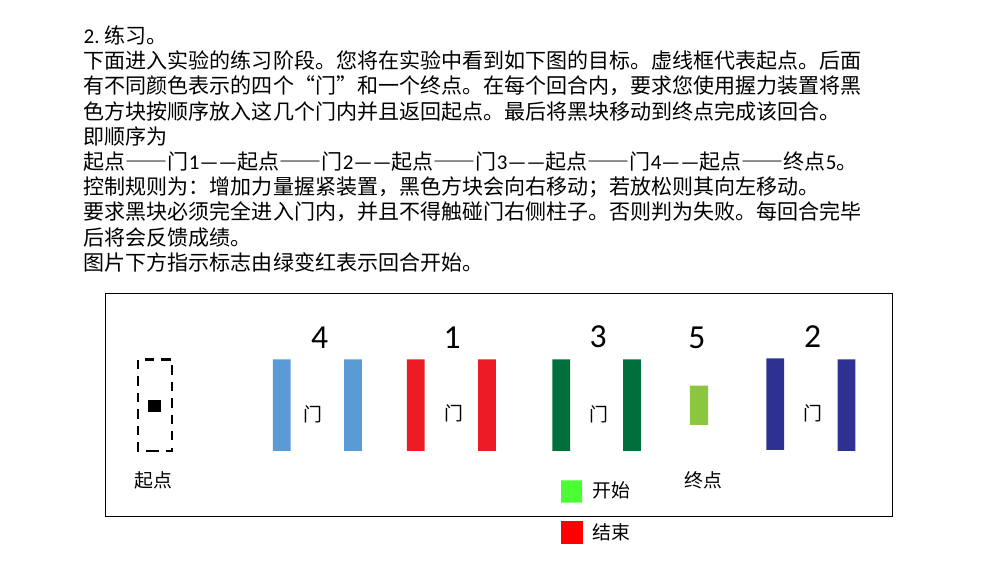
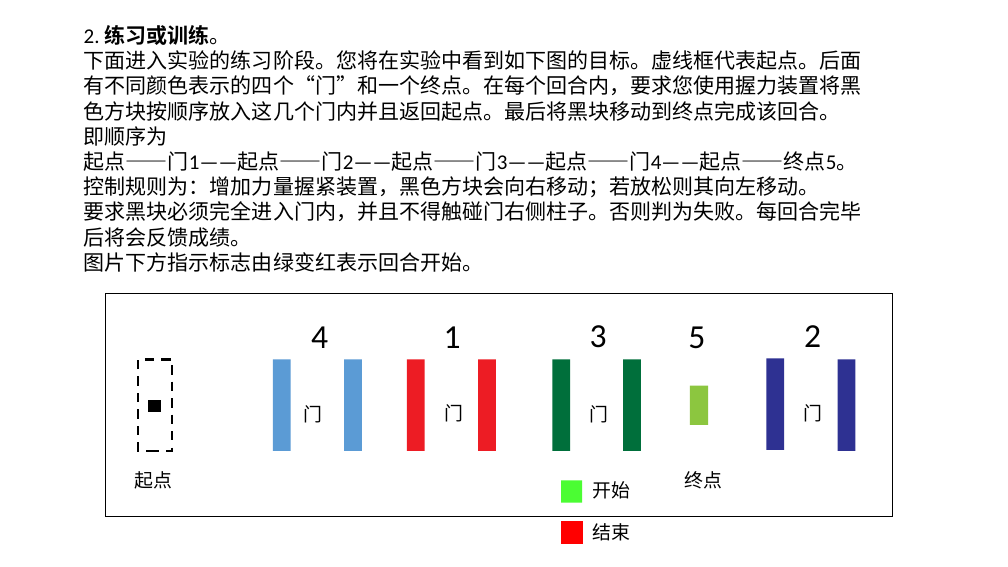
Before and after one commit to brainwatcher/grip4.0, a slide deck: slide 2 of preparation/grip_instruction.pptx. Drawn at 1008x567 pixels with LibreOffice and Linux fonts; fonts in the diff are those of the drawing. Boxes give left, top, right and bottom in pixels: in the first picture for what was removed or moved away, otherwise in the second. Text is boxed around its words. In the diff, an @@ line names an element or a change of style, - is before the commit and + after.

```diff
--- a/preparation/grip_instruction.pptx
+++ b/preparation/grip_instruction.pptx
@@ text at [84, 25, 230, 45]: text changed; bold on @@
-2. 练习。
+2. 练习或训练。
```
Also in this commit, not shown: 1 other slide changed, 1 slide added, 21 other files.
